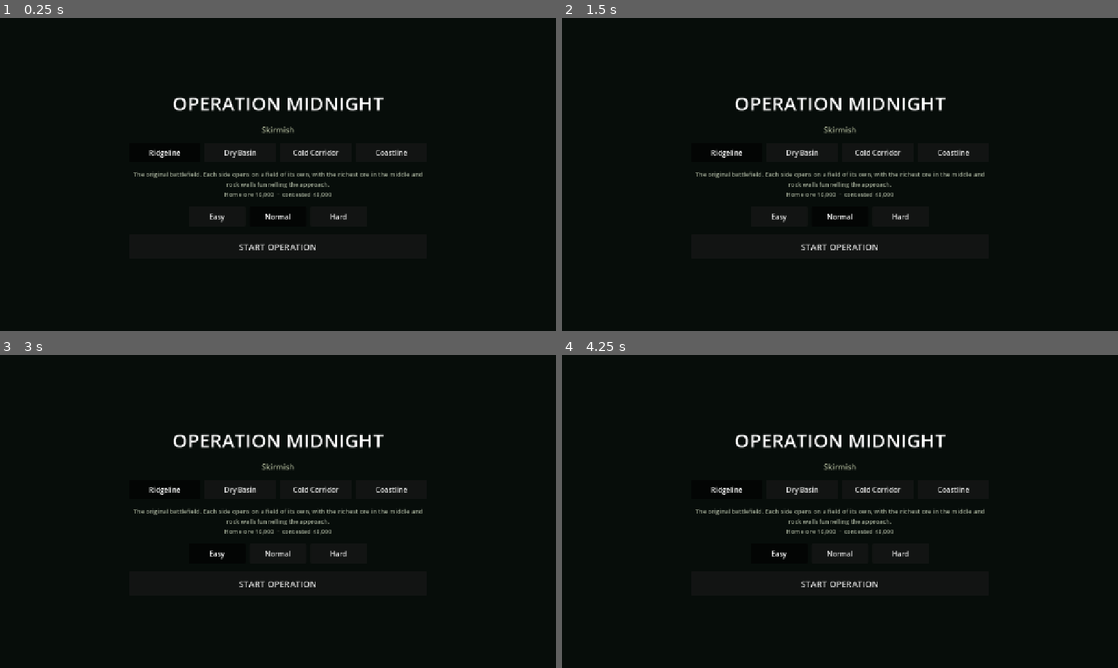
Above: before the commit, frames 1-4 (two rows, left to right).
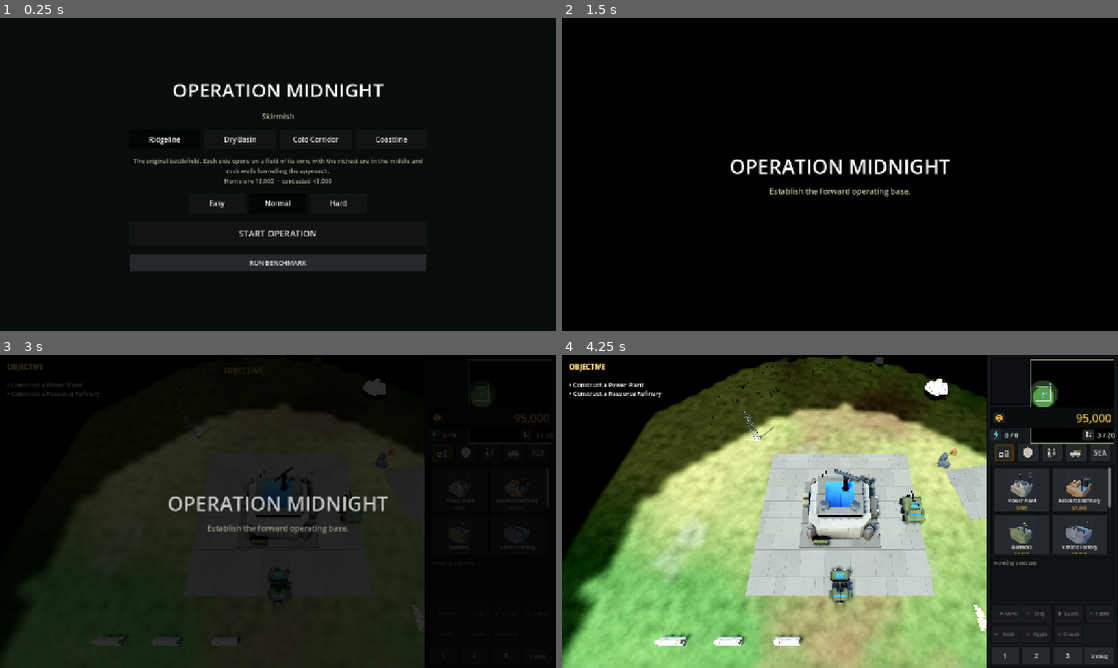
Above: after the commit, the same moments.

Repository: xionams/operation-midnight
Game: Godot game, scene res://main.tscn
Two runs of this game, one before a commit and one after it. Both use one fixed random seed, a clock stepped at 60 frames per second and the inputs below.
Inputs (mouse positions are in pixels of both pictures, inside the frame that each line leads up to):
- Up to frame 1 (0.25 s): no input
- Up to frame 2 (1.5 s): click (840, 262) at 0.5 s, where only the run after the commit has a clickable "RUN BENCHMARK"; click (1006, 318) at 1.25 s, where only the run after the commit has a clickable "1"
- Up to frame 3 (3 s): click (472, 655) at 2 s, where only the run after the commit has a clickable "2"; click (216, 552) at 2.75 s, where only the run before the commit has a clickable "Easy"
- Up to frame 4 (4.25 s): click (778, 552) at 3.5 s, where only the run before the commit has a clickable "Easy"

The runs differ from the first frame. In frame 1, 7.5% of the frame differs, in the area x 23-77%, y 20-81%; in frame 2, 3.8%; in frame 3, 27%; in frame 4, 73%, in the area x 0-100%, y 0-100%.

Commit message:
Put the benchmark where it can reach a device
Two problems, one of them nearly invisible.

The benchmark lived under tests/, which the Android export excludes -
and include_filter does not override exclude_filter, so it could not be
packaged at all. It was never a test in the first place: it asserts
nothing, it measures. It now lives in scenes/dev/ and ships.

It is also reachable ON the device: a RUN BENCHMARK button on the launch
screen, debug builds only. The desktop runs it from a scene path and
there is no practical way to set an environment variable for an Android
activity, so without a button the benchmark simply could not be run
where its numbers matter.

And the files were not committed at all. `git add a b c` fails as a unit
when one path does not exist, and the failure was being swallowed by a
2>/dev/null - so an earlier commit captured only the .uid and silently
dropped the benchmark script, its scene and the whole of
docs/ANDROID_BENCHMARK.md.

Co-Authored-By: Claude Opus 5 <noreply@anthropic.com>
Claude-Session: https://claude.ai/code/session_01DZuC8PnfRtC4UfouPMZvxD

Diff:
--- /dev/null
+++ b/scenes/dev/android_benchmark.gd
@@ -0,0 +1,190 @@
+extends Node
+
+## The benchmark that has to be run on a real phone before anyone claims
+## this game runs on one.
+##
+##   godot res://tests/android_benchmark.tscn        (desktop baseline)
+##
+## On a device, install the APK and read the same lines back over adb:
+##
+##   adb logcat -s godot | grep BENCH
+##   adb shell run-as <package> cat files/benchmark.txt
+##
+## Every number is also written to user://benchmark.txt, because logcat
+## on a phone drops lines under load - which is exactly when the numbers
+## matter.
+##
+## VSync off and the FPS cap removed on purpose: at a 60 cap every build
+## and every device looks identical and the benchmark measures nothing.
+## Desktop numbers here are a BASELINE to compare a device against, not a
+## prediction of it - a phone's fill rate and memory bandwidth are the
+## limits that actually bite, and neither shows up on a desktop GPU.
+
+const SETTLE: float = 2.5
+const SAMPLE: float = 7.0
+
+const LAND_MIX := [
+	"res://config/units/rifle_soldier.tres",
+	"res://config/units/at_squad.tres",
+	"res://config/units/assault_vehicle.tres",
+	"res://config/units/main_battle_tank.tres",
+	"res://config/units/artillery_vehicle.tres",
+]
+const SEA_MIX := [
+	"res://config/units/patrol_boat.tres",
+	"res://config/units/submarine.tres",
+]
+
+var _main: Node3D
+var _report: Array = []
+
+func _ready() -> void:
+	GameState.selected_map = load("res://config/maps/coastline.tres")
+	DisplayServer.window_set_vsync_mode(DisplayServer.VSYNC_DISABLED)
+	Engine.max_fps = 0
+	_main = get_parent()
+	await get_tree().process_frame
+	var hud = _main.get_node_or_null("HUD")
+	if hud and hud.has_method("_begin_match"):
+		hud._begin_match()
+	await get_tree().process_frame
+	var director = _main.get_node_or_null("AIDirector")
+	if director != null:
+		director.enabled = false
+	FogOfWar.enabled = false
+	GameState.add_credits(90000)
+	for i in 40:
+		await get_tree().physics_frame
+
+	_say("BENCH| device=%s renderer=%s cpu=%s" % [
+		OS.get_model_name(), RenderingServer.get_video_adapter_name(),
+		OS.get_processor_name()])
+	_say("BENCH| %-26s %7s %7s %7s %9s %8s %8s" % [
+		"scenario", "fps", "1%low", "draws", "tris", "nodes", "vram_mb"])
+
+	await _scenario_a_idle_base()
+	await _scenario_b_land_battle()
+	await _scenario_c_coastal()
+	await _scenario_d_effects_storm()
+	await _scenario_e_wide_view()
+
+	var text: String = "\n".join(_report) + "\n"
+	var file := FileAccess.open("user://benchmark.txt", FileAccess.WRITE)
+	if file != null:
+		file.store_string(text)
+		file.close()
+		_say("BENCH| written to %s" % ProjectSettings.globalize_path("user://benchmark.txt"))
+	_say("BENCH| DONE")
+	GameState.selected_map = null
+	get_tree().quit()
+
+func _say(line: String) -> void:
+	print(line)
+	_report.append(line)
+
+func _cam():
+	return get_tree().get_first_node_in_group("rts_camera")
+
+func _spawn(path: String, player: bool, at: Vector3) -> Node:
+	var stats: UnitStats = load(path)
+	var u = stats.unit_scene.instantiate()
+	u.stats = stats
+	u.is_player_faction = player
+	_main.get_node("Level").add_child(u)
+	u.global_position = at
+	return u
+
+func _wait(seconds: float) -> void:
+	var t: float = 0.0
+	while t < seconds:
+		t += get_process_delta_time()
+		await get_tree().process_frame
+
+# ------------------------------------------------------------ scenarios
+
+## A: the floor. A base at rest with nothing happening - anything this
+## costs is paid in every other scenario too.
+func _scenario_a_idle_base() -> void:
+	_cam().focus_on(COAST_BASE)
+	_cam().zoom_distance = 26.0
+	_cam().snap()
+	await _measure("A idle base")
+
+## B: the common case - a land engagement at fighting zoom.
+func _scenario_b_land_battle() -> void:
+	var base: Vector3 = COAST_BASE
+	for i in 30:
+		var lane: float = -18.0 + float(i % 15) * 2.6
+		_spawn(LAND_MIX[i % LAND_MIX.size()], true, base + Vector3(-14, 0, lane))
+		_spawn(LAND_MIX[(i + 2) % LAND_MIX.size()], false, base + Vector3(14, 0, lane))
+	await _wait(3.0)
+	_cam().focus_on(base)
+	_cam().zoom_distance = 30.0
+	_cam().snap()
+	await _measure("B land battle 60")
+
+## C: the coast, which is the most expensive thing the game draws - see
+## through water, a shoreline, hulls and wakes all in one frame.
+func _scenario_c_coastal() -> void:
+	var sea: Vector3 = Water.nearest_water(COAST_BASE + Vector3(0, 0, 66), 150.0)
+	for i in 10:
+		var offset := Vector3(float(i % 5) * 5.0 - 10.0, 0, float(i / 5) * 6.0)
+		_spawn(SEA_MIX[i % SEA_MIX.size()], i % 2 == 0,
+			Vector3(sea.x + offset.x, Water.level, sea.z + offset.z))
+	await _wait(3.0)
+	_cam().focus_on(sea)
+	_cam().zoom_distance = 30.0
+	_cam().snap()
+	await _measure("C coastal fleet")
+
+## D: the worst honest case - everything shooting, buildings burning,
+## wrecks and corpses on the ground. This is what Phase 4 added, and the
+## scenario that has to be watched on a device.
+func _scenario_d_effects_storm() -> void:
+	var base: Vector3 = COAST_BASE
+	for b in get_tree().get_nodes_in_group("player_buildings"):
+		if is_instance_valid(b) and b.health != null:
+			b.health.take_damage(b.health.max_health * 0.75)
+	for u in get_tree().get_nodes_in_group("units"):
+		if is_instance_valid(u) and u.health != null:
+			u.health.take_damage(u.health.max_health * 0.55)
+	await _wait(2.0)
+	_cam().focus_on(base)
+	_cam().zoom_distance = 28.0
+	_cam().snap()
+	await _measure("D effects storm")
+
+## E: pulled back as far as the camera allows, which is where draw calls
+## and triangle count peak even though nothing is close enough to see.
+func _scenario_e_wide_view() -> void:
+	_cam().focus_on(COAST_BASE + Vector3(0, 0, 24))
+	_cam().zoom_distance = _cam().max_zoom
+	_cam().snap()
+	await _measure("E max zoom out")
+
+const COAST_BASE := Vector3(-78, 0, -20)
+
+# ------------------------------------------------------------- measure
+
+func _measure(label: String) -> void:
+	await _wait(SETTLE)
+	var frames: Array = []
+	var draws: float = 0.0
+	var prims: float = 0.0
+	var t: float = 0.0
+	while t < SAMPLE:
+		await get_tree().process_frame
+		var dt: float = get_process_delta_time()
+		t += dt
+		frames.append(dt)
+		draws += Performance.get_monitor(Performance.RENDER_TOTAL_DRAW_CALLS_IN_FRAME)
+		prims += Performance.get_monitor(Performance.RENDER_TOTAL_PRIMITIVES_IN_FRAME)
+	frames.sort()
+	var n: int = frames.size()
+	## The 1% low, not the worst single frame: one stall while a shader
+	## compiles says nothing about how the scene actually runs.
+	var low: float = frames[int(n * 0.99)]
+	_say("BENCH| %-26s %7.1f %7.1f %7.0f %9.0f %8d %8.1f" % [
+		label, float(n) / t, 1.0 / low, draws / n, prims / n,
+		int(Performance.get_monitor(Performance.OBJECT_NODE_COUNT)),
+		Performance.get_monitor(Performance.RENDER_VIDEO_MEM_USED) / 1048576.0])
--- /dev/null
+++ b/scenes/dev/android_benchmark.tscn
@@ -0,0 +1,6 @@
+[gd_scene load_steps=3 format=3]
+[ext_resource type="PackedScene" path="res://main.tscn" id="1"]
+[ext_resource type="Script" path="res://scenes/dev/android_benchmark.gd" id="2"]
+[node name="Main" instance=ExtResource("1")]
+[node name="AndroidBenchmark" type="Node" parent="."]
+script = ExtResource("2")
--- a/scripts/ui/hud.gd
+++ b/scripts/ui/hud.gd
@@ -188,6 +188,9 @@
 ## money along the top, catalogue on the right, orders bottom left, radar
 ## bottom right - so reading the game meant sweeping the whole screen.
 ## Collecting them into one column is most of what makes this readable.
+## Reachable from the setup screen on a debug build; see _build_setup_screen.
+const BENCHMARK_SCENE: String = "res://scenes/dev/android_benchmark.tscn"
+
 const SIDEBAR_W: float = 302.0
 const CARD_H: float = 64.0
 ## Cameo tile height only. The WIDTH is left to the grid to divide, which
@@ -1258,6 +1261,23 @@
 	start.pressed.connect(_begin_match)
 	column.add_child(start)
 
+	## A way to run the benchmark ON THE DEVICE, one tap from the launch
+	## screen. Environment variables are how it is driven on a desktop and
+	## there is no practical way to set one for an Android activity, so
+	## without this the benchmark simply cannot be run where its numbers
+	## actually matter. Debug builds only - a release build never shows
+	## it, and OS.is_debug_build() is what separates them.
+	if OS.is_debug_build() and ResourceLoader.exists(BENCHMARK_SCENE):
+		var bench := Button.new()
+		bench.text = "RUN BENCHMARK"
+		bench.custom_minimum_size = Vector2(280, TOUCH_MIN)
+		bench.add_theme_font_size_override("font_size", 15)
+		_style_button(bench)
+		bench.pressed.connect(func():
+			get_tree().paused = false
+			get_tree().change_scene_to_file(BENCHMARK_SCENE))
+		column.add_child(bench)
+
 	get_tree().paused = true
 
 ## Loads the saved match and rebuilds the battlefield from it.
Not shown, added: scenes/dev/android_benchmark.gd.uid
Not shown, added: screenshots/phase5_sidebar.png.import
Not shown, removed: tests/android_benchmark.gd.uid
Not shown, added: docs/ANDROID_BENCHMARK.md
